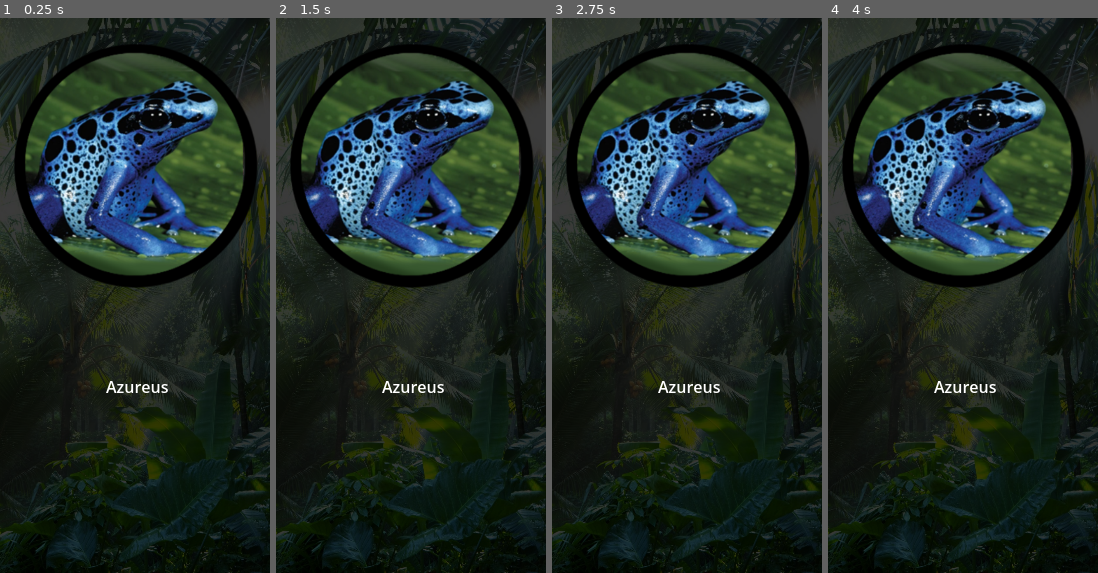
Above: before the commit, frames 1-4 (left to right).
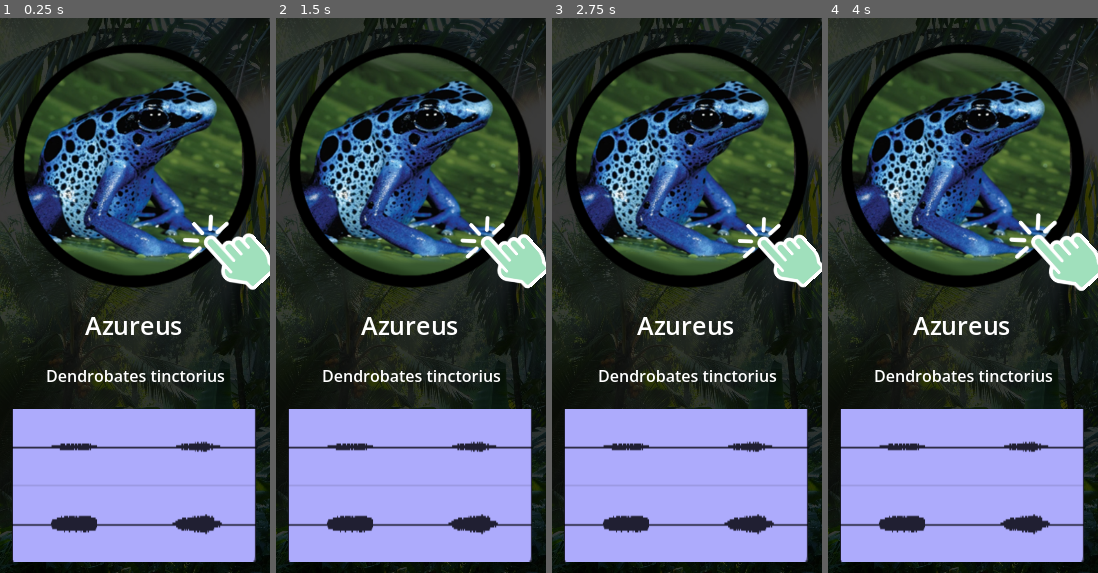
Above: after the commit, the same moments.

Repository: dbarkowsky/frog-demo
Game: Godot game, scene res://main.tscn
Same seed, same stepped clock (60 frames per second), same inputs: the game is played once before the commit and once after it.
Inputs (mouse positions are in pixels of both pictures, inside the frame that each line leads up to):
- Up to frame 1 (0.25 s): no input
- Up to frame 2 (1.5 s): click (411, 173) at 0.5 s; click (411, 173) at 1.25 s
- Up to frame 3 (2.75 s): click (687, 173) at 2 s
- Up to frame 4 (4 s): move the mouse to (1022, 267) at 2.77 s; click (1022, 267) at 2.92 s; drag from (909, 323) to (949, 406) at 3.52 s

The runs differ from the first frame. In frame 1, 32% of the frame differs, in the area x 4-100%, y 7-99%; in frame 2, 32%; in frame 3, 32%; in frame 4, 32%.

Commit message:
click animation icon, add waveform images

Diff:
--- a/data/frog_data.json
+++ b/data/frog_data.json
@@ -3,72 +3,84 @@
 		"name": "Azureus",
 		"latin": "Dendrobates tinctorius",
 		"img": "res://img/azure.png",
-		"audio": "res://sounds/azure.mp3"
+		"audio": "res://sounds/azure.mp3",
+		"wave": "res://img/audio_images/azure.png"
 	},
 	{
 		"name": "Citronella",
 		"latin": "Dendrobates tinctorius",
 		"img": "res://img/citronella.png",
-		"audio": "res://sounds/citronella.mp3"
+		"audio": "res://sounds/citronella.mp3",
+		"wave": "res://img/audio_images/citronella.png"
 	},
 	{
 		"name": "Oyapock",
 		"latin": "Dendrobates tinctorius",
 		"img": "res://img/oyapock.png",
-		"audio": "res://sounds/oyapock.mp3"
+		"audio": "res://sounds/oyapock.mp3",
+		"wave": "res://img/audio_images/oyapock.png"
 	},
 	{
 		"name": "Powder Blue",
 		"latin": "Dendrobates tinctorius",
 		"img": "res://img/powder_blue.png",
-		"audio": "res://sounds/powder_blue.mp3"
+		"audio": "res://sounds/powder_blue.mp3",
+		"wave": "res://img/audio_images/powder_blue.png"
 	},
 	{
 		"name": "Cobalt",
 		"latin": "Dendrobates tinctorius",
 		"img": "res://img/cobalt.png",
-		"audio": "res://sounds/cobalt.mp3"
+		"audio": "res://sounds/cobalt.mp3",
+		"wave": "res://img/audio_images/cobalt.png"
 	},
 	{
 		"name": "Blue and Bronze (Super Blue)",
 		"latin": "Dendrobates auratus",
 		"img": "res://img/blue_and_bronze.png",
-		"audio": "res://sounds/blue_and_bronze.mp3"
+		"audio": "res://sounds/blue_and_bronze.mp3",
+		"wave": "res://img/audio_images/blue_and_bronze.png"
 	},
 	{
 		"name": "Costa Rican Green",
 		"latin": "Dendrobates auratus",
 		"img": "res://img/costarican_green.png",
-		"audio": "res://sounds/costarican_green.mp3"
+		"audio": "res://sounds/costarican_green.mp3",
+		"wave": "res://img/audio_images/costarican_green.png"
 	},
 	{
 		"name": "Yellow Banded",
 		"latin": "Dendrobates leucomelas",
 		"img": "res://img/yellow_banded.png",
-		"audio": "res://sounds/yellow_banded.mp3"
+		"audio": "res://sounds/yellow_banded.mp3",
+		"wave": "res://img/audio_images/yellow_banded.png"
 	},
 	{
 		"name": "Golden",
 		"latin": "Phyllobates terribilis",
 		"img": "res://img/golden.png",
-		"audio": "res://sounds/golden.mp3"
+		"audio": "res://sounds/golden.mp3",
+		"wave": "res://img/audio_images/golden.png"
 	},
 	{
 		"name": "Mint Green",
 		"latin": "Phyllobates terribilis",
 		"img": "res://img/mint_green.png",
-		"audio": "res://sounds/mint_green.mp3"
+		"audio": "res://sounds/mint_green.mp3",
+		"wave": "res://img/audio_images/mint_green.png"
 	},
 	{
 		"name": "Santa Isabella",
 		"latin": "Epipedobates anthonyi",
 		"img": "res://img/santa_isabella.png",
-		"audio": "res://sounds/santa_isabella.mp3"
+		"audio": "res://sounds/santa_isabella.mp3",
+		"wave": "res://img/audio_images/santa_isabella.png"
 	},
 	{
 		"name": "Strawberry",
 		"latin": "Oophaga pumilio",
 		"img": "res://img/strawberry.png",
-		"audio": "res://sounds/strawberry.mp3"
+		"audio": "res://sounds/strawberry.mp3",
+		"wave": "res://img/audio_images/strawberry.png"
 	},
 ]
--- a/frog_page.tscn
+++ b/frog_page.tscn
@@ -1,6 +1,7 @@
 [gd_scene format=3 uid="uid://cgnawj58bhjbk"]
 
 [ext_resource type="Script" uid="uid://b555gyof80rs2" path="res://scripts/frog_page.gd" id="1_qmocv"]
+[ext_resource type="Texture2D" uid="uid://b500tcll04wl7" path="res://img/click.png" id="2_utv1b"]
 
 [sub_resource type="GDScript" id="GDScript_evkst"]
 script/source = "extends TextureButton
@@ -16,6 +17,44 @@
 	pass
 "
 
+[sub_resource type="Animation" id="Animation_utv1b"]
+length = 0.001
+tracks/0/type = "value"
+tracks/0/imported = false
+tracks/0/enabled = true
+tracks/0/path = NodePath("Click:scale")
+tracks/0/interp = 1
+tracks/0/loop_wrap = true
+tracks/0/keys = {
+"times": PackedFloat32Array(0),
+"transitions": PackedFloat32Array(1),
+"update": 0,
+"values": [Vector2(0.45, 0.45)]
+}
+
+[sub_resource type="Animation" id="Animation_jhc63"]
+resource_name = "click"
+length = 2.0
+loop_mode = 1
+tracks/0/type = "value"
+tracks/0/imported = false
+tracks/0/enabled = true
+tracks/0/path = NodePath("Click:scale")
+tracks/0/interp = 1
+tracks/0/loop_wrap = true
+tracks/0/keys = {
+"times": PackedFloat32Array(0, 1.04, 2),
+"transitions": PackedFloat32Array(1, 1, 1),
+"update": 0,
+"values": [Vector2(0.75, 0.75), Vector2(0.65, 0.65), Vector2(0.75, 0.75)]
+}
+
+[sub_resource type="AnimationLibrary" id="AnimationLibrary_qmocv"]
+_data = {
+&"RESET": SubResource("Animation_utv1b"),
+&"click": SubResource("Animation_jhc63")
+}
+
 [node name="MarginContainer" type="Control" unique_id=1211139788]
 layout_mode = 3
 anchors_preset = 15
@@ -30,24 +69,60 @@
 
 [node name="FrogSound" type="AudioStreamPlayer" parent="." unique_id=1542687905]
 
-[node name="FrogText" type="RichTextLabel" parent="." unique_id=914733266]
-layout_mode = 0
-offset_left = 46.0
-offset_top = 336.0
-offset_right = 230.0
-offset_bottom = 401.0
-mouse_filter = 2
-horizontal_alignment = 1
-vertical_alignment = 1
-
 [node name="FrogPic" type="TextureButton" parent="." unique_id=182222931]
 layout_mode = 0
-offset_left = 13.0
+offset_left = 12.0
 offset_top = 26.0
-offset_right = 258.0
+offset_right = 257.0
 offset_bottom = 289.0
 ignore_texture_size = true
 stretch_mode = 4
 script = SubResource("GDScript_evkst")
 
+[node name="FrogText" type="RichTextLabel" parent="." unique_id=914733266]
+layout_mode = 0
+offset_left = 12.0
+offset_top = 275.0
+offset_right = 257.0
+offset_bottom = 340.0
+mouse_filter = 2
+theme_override_font_sizes/normal_font_size = 25
+scroll_active = false
+horizontal_alignment = 1
+vertical_alignment = 1
+
+[node name="FrogLatin" type="RichTextLabel" parent="." unique_id=697768080]
+layout_mode = 0
+offset_left = 28.0
+offset_top = 346.0
+offset_right = 244.0
+offset_bottom = 385.0
+horizontal_alignment = 1
+
+[node name="Click" type="Sprite2D" parent="." unique_id=1781859803]
+position = Vector2(227.00002, 235)
+rotation = -0.7330383
+scale = Vector2(0.45, 0.45)
+texture = ExtResource("2_utv1b")
+
+[node name="AnimationPlayer" type="AnimationPlayer" parent="." unique_id=861272300]
+libraries/ = SubResource("AnimationLibrary_qmocv")
+autoplay = &"click"
+
+[node name="Waveform" type="TextureRect" parent="." unique_id=346116314]
+custom_minimum_size = Vector2(244, 153)
+layout_mode = 1
+anchors_preset = -1
+anchor_left = 0.089
+anchor_top = 0.73700005
+anchor_right = 0.88100004
+anchor_bottom = 0.9620001
+offset_left = -12.030001
+offset_top = -18.035034
+offset_right = 18.12999
+offset_bottom = 10.089966
+grow_horizontal = 2
+grow_vertical = 2
+expand_mode = 1
+
 [connection signal="pressed" from="FrogPic" to="FrogPic" method="_on_pressed"]
--- a/scripts/frog_page.gd
+++ b/scripts/frog_page.gd
@@ -3,6 +3,9 @@
 @onready var sound: AudioStreamPlayer = $FrogSound
 @onready var image: TextureButton = $FrogPic
 @onready var title: RichTextLabel = $FrogText
+@onready var latin: RichTextLabel = $FrogLatin
+@onready var click: Sprite2D = $Click
+@onready var wave: TextureRect = $Waveform
 
 # Called when the node enters the scene tree for the first time.
 func _ready() -> void:
@@ -19,6 +22,9 @@
 	sound.stream = load(frog.get("audio"))
 	image.texture_normal = load(frog.get("img"))
 	title.text = frog.get("name")
+	latin.text = frog.get("latin")
+	print(frog.get("wave"))
+	wave.texture = load(frog.get("wave")) as Texture2D
 
 func stop_audio() -> void:
 	if sound and sound.playing:
Binary file added: img/audio_images/azure.png
Not shown, added: img/audio_images/azure.png.import
Binary file added: img/audio_images/blue_and_bronze.png
Not shown, added: img/audio_images/blue_and_bronze.png.import
Binary file added: img/audio_images/citronella.png
Not shown, added: img/audio_images/citronella.png.import
Binary file added: img/audio_images/cobalt.png
Not shown, added: img/audio_images/cobalt.png.import
Binary file added: img/audio_images/costarican_green.png
Not shown, added: img/audio_images/costarican_green.png.import
Binary file added: img/audio_images/golden.png
Not shown, added: img/audio_images/golden.png.import
(and 14 more such lines)
